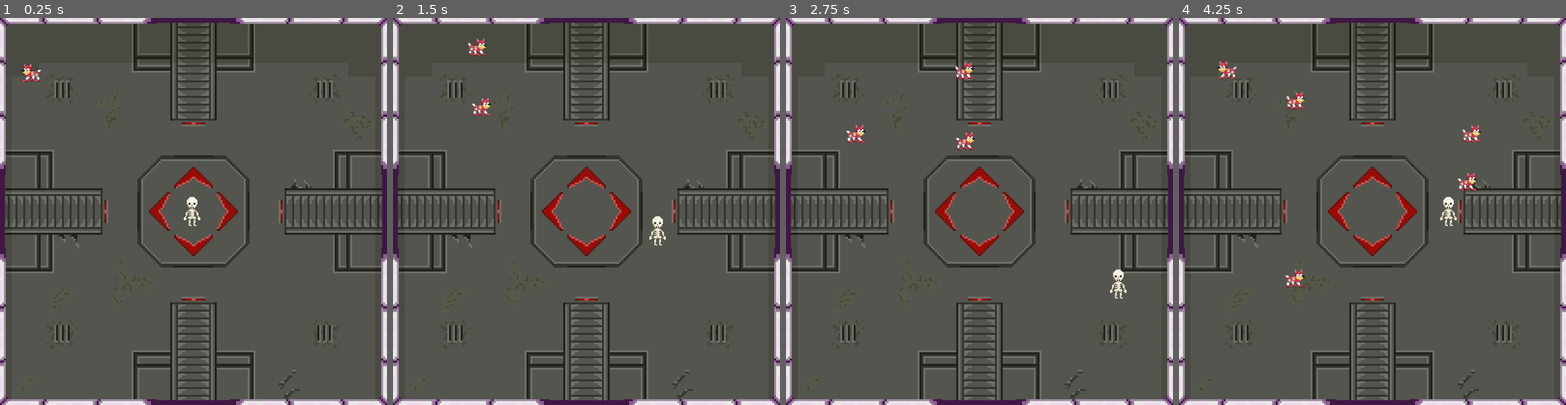
Above: before the commit, frames 1-4 (left to right).
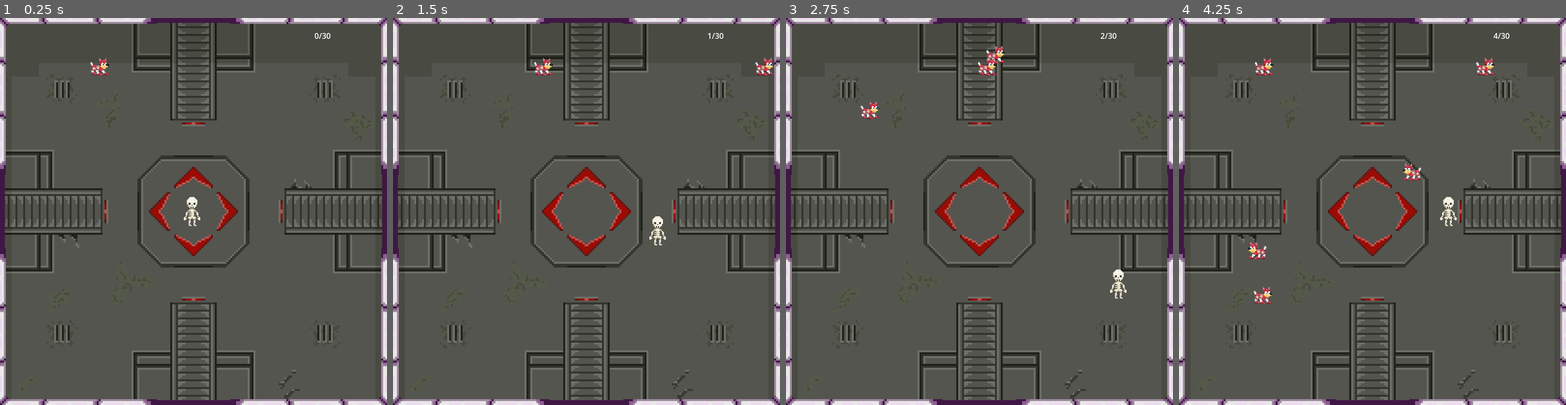
Above: after the commit, the same moments.

Repository: secretly2midgets/frenjam_2025
Game: Godot game, scene res://levels/level_b.tscn
Same seed, same stepped clock (60 frames per second), same inputs: the game is played once before the commit and once after it. This scene is started directly instead of the project's main scene.
Inputs:
- Up to frame 1 (0.25 s): no input
- Up to frame 2 (1.5 s): hold D (move_right) 0.53-1.28 s; hold S (move_down) from 1.28 s (still down)
- Up to frame 3 (2.75 s): release S (move_down) at 2.03 s; hold D (move_right) from 2.03 s (still down)
- Up to frame 4 (4.25 s): release D (move_right) at 2.78 s; hold W (move_up) 2.78-3.53 s; hold A (move_left) from 3.53 s (still down)

The runs differ from the first frame. In frame 1, 0.3% of the frame differs, in the area x 5-86%, y 3-17%; in frame 2, 0.5%; in frame 3, 0.8%; in frame 4, 1.3%, in the area x 10-86%, y 3-74%.

Commit message:
Added some AI and differences between levels

Diff:
--- a/levels/level_a.gd
+++ b/levels/level_a.gd
@@ -1,10 +1,19 @@
 extends "level_template.gd"
+
+var spawn_locations = [Vector2(100,100), Vector2(700,100), Vector2(700,700), Vector2(100,700)]
+
+func specific_level_start() -> void:
+	time_between_enemies = 0.2
+	kill_target = 50
+
+func specific_level_process(_delta: float) -> void:
+	$Score.text = str(kill_count) + "/" + str(kill_target)
 
 func spawn_enemies() -> void:
 	if should_i_spawn_enemies() and level_started:
 		var e = GrowlitheEnemy.instantiate()
 		add_child(e)
-		e.position = Vector2(100,100)
+		e.position = spawn_locations[randi_range(0,3)]
 		enemy_array.append(e)
 		last_enemy = Time.get_unix_time_from_system()
 
@@ -14,7 +23,6 @@
 
 func is_level_complete() -> bool:
 	var is_complete := false
-	var now_time: float = Time.get_unix_time_from_system()
-	if now_time - start_time > 5:
+	if kill_count >= kill_target:
 		is_complete = true
 	return is_complete
--- a/levels/level_b.gd
+++ b/levels/level_b.gd
@@ -8,6 +8,13 @@
 		enemy_array.append(e)
 		last_enemy = Time.get_unix_time_from_system()
 
+func specific_level_start() -> void:
+	level_time_limit = 30
+
+func specific_level_process(_delta: float) -> void:
+	if scrolling_direction == Vector2.ZERO:
+		$Score.text = str(int(Time.get_unix_time_from_system() - start_time)) + "/" + str(int(level_time_limit))
+
 func should_i_spawn_enemies() -> bool:
 	var now_time: float = Time.get_unix_time_from_system()
 	return ( (now_time - last_enemy) > time_between_enemies)
@@ -15,6 +22,6 @@
 func is_level_complete() -> bool:
 	var is_complete := false
 	var now_time: float = Time.get_unix_time_from_system()
-	if now_time - start_time > 5:
+	if now_time - start_time > level_time_limit:
 		is_complete = true
 	return is_complete
--- a/levels/level_c.gd
+++ b/levels/level_c.gd
@@ -1,10 +1,24 @@
 extends "level_template.gd"
+
+func specific_level_start() -> void:
+	time_between_enemies = 0.3
+	kill_target = 25
+	level_time_limit = 1000
+
+func specific_level_process(_delta: float) -> void:
+	$Score.text = str(kill_count) + "/" + str(kill_target)
 
 func spawn_enemies() -> void:
 	if should_i_spawn_enemies() and level_started:
 		var e = UndertaleEnemy.instantiate()
 		add_child(e)
-		e.position = Vector2(100,100)
+		var valid_position = false
+		var new_pos = Vector2.ZERO
+		while not valid_position:
+			new_pos = Vector2(randf_range(50, 750), randf_range(50, 750) )
+			if new_pos.distance_to(get_node("player").position) >= 200:
+				valid_position = true
+		e.position = new_pos
 		enemy_array.append(e)
 		last_enemy = Time.get_unix_time_from_system()
 
@@ -14,7 +28,6 @@
 
 func is_level_complete() -> bool:
 	var is_complete := false
-	var now_time: float = Time.get_unix_time_from_system()
-	if now_time - start_time > 5:
+	if kill_count >= kill_target:
 		is_complete = true
 	return is_complete
--- a/levels/level_template.gd
+++ b/levels/level_template.gd
@@ -9,6 +9,7 @@
 
 var start_time: float
 var last_enemy: float
+var level_time_limit: float
 
 var already_ended_level: bool = false
 var leaving: bool = false
@@ -20,6 +21,8 @@
 var MegamanEnemy = preload("res://mobs/enemies/megaman_dog_enemy.tscn")
 var UndertaleEnemy = preload("res://mobs/enemies/undertale_enemy.tscn")
 var enemy_array: Array[Node]
+var kill_count: int = 0
+var kill_target: int = 0
 
 var Player_scene = preload("res://mobs/player/player.tscn")
 var player: Node
@@ -29,6 +32,7 @@
 
 # ready runs when the scene is added to the tree
 func _ready() -> void:
+	specific_level_start()
 	start_time = Time.get_unix_time_from_system()
 	last_enemy = 0.0
 	# this is basically a check to see if this is the first scene in the game or not
@@ -39,6 +43,14 @@
 		player = Player_scene.instantiate()
 		player.position = level_size/2
 		add_child(player)
+
+# called in ready, reimplement in child
+func specific_level_start() -> void:
+	pass
+
+# called in process, reimplement in child
+func specific_level_process(_delta: float) -> void:
+	pass
 
 func _process(_delta: float) -> void:
 	if is_level_complete():
@@ -67,6 +79,7 @@
 		# move the player so they end up in the middle of the level by the time the level is in position
 		else:
 			get_node("player").position += -scrolling_direction*_delta*scrolling_speed/2
+	specific_level_process(_delta)
 
 # spawns one enemy of type stored in Enemy if conditions are met
 # called each frame
--- a/levels/level_template.tscn
+++ b/levels/level_template.tscn
@@ -114,6 +114,12 @@
 scale = Vector2(4, 4)
 texture = ExtResource("5_8xmsw")
 
+[node name="Score" type="RichTextLabel" parent="."]
+offset_left = 650.0
+offset_top = 25.0
+offset_right = 750.0
+offset_bottom = 50.0
+
 [connection signal="level_complete" from="." to="walls/right/gate" method="_on_level_end"]
 [connection signal="level_complete" from="." to="walls/left/gate" method="_on_level_end"]
 [connection signal="level_complete" from="." to="walls/top/gate" method="_on_level_end"]
--- a/mobs/enemies/default_enemy.gd
+++ b/mobs/enemies/default_enemy.gd
@@ -9,9 +9,10 @@
 
 @export var speed: float = 200
 var direction: Vector2
+var health: int = 1
 
 func _ready() -> void:
-	direction = Vector2(randf_range(-1.0, 1.0), randf_range(-1.0, 1.0))
+	direction = Vector2.RIGHT.rotated(randf_range(0, 2.0*PI))
 	$Sprite2D.play()
 
 func _physics_process(delta: float) -> void:
@@ -24,7 +25,10 @@
 
 	if collision:
 		var hit_layer = collision.get_collider().get_collision_layer()
-		if hit_layer & 0b1 == 0b1: # wall
+		if (hit_layer & 0b1 == 0b1) || (hit_layer & 0b1000 == 0b1000): # wall or other enemy
 			direction = direction.bounce(collision.get_normal())
 		elif hit_layer & 0b100 == 0b100: # bullet
-			queue_free()
+			health -= 1
+			if health <= 0:
+				get_parent().kill_count += 1
+				queue_free()
--- /dev/null
+++ b/mobs/enemies/megaman_dog_enemy.gd
@@ -0,0 +1,18 @@
+extends "default_enemy.gd"
+
+var turn_time: float
+var last_turn: float
+
+func _ready() -> void:
+	turn_time = randf_range(0.1, 2.0)
+	last_turn = Time.get_unix_time_from_system()
+	direction = Vector2.RIGHT
+	health = 3
+	speed = 450
+
+func _process(_delta: float) -> void:
+	var now_time: float = Time.get_unix_time_from_system()
+	if now_time - last_turn > turn_time:
+		direction = direction.rotated(PI/2)
+		last_turn = now_time
+		turn_time = randf_range(0.1, 2.0)
--- a/mobs/enemies/megaman_dog_enemy.tscn
+++ b/mobs/enemies/megaman_dog_enemy.tscn
@@ -1,7 +1,8 @@
-[gd_scene load_steps=6 format=3 uid="uid://c5h6k6h0rklxn"]
+[gd_scene load_steps=7 format=3 uid="uid://c5h6k6h0rklxn"]
 
 [ext_resource type="PackedScene" uid="uid://bwwhocnkph8ba" path="res://mobs/enemies/default_enemy.tscn" id="1_sn4oi"]
 [ext_resource type="Texture2D" uid="uid://dpgjyy6gwx2qb" path="res://mobs/megaman_dog/meganman_dog_1.png" id="2_q47ew"]
+[ext_resource type="Script" uid="uid://bvujvucj5ku0o" path="res://mobs/enemies/megaman_dog_enemy.gd" id="2_uevy5"]
 [ext_resource type="Texture2D" uid="uid://33fpsu4lof0r" path="res://mobs/megaman_dog/meganman_dog_2.png" id="3_uevy5"]
 [ext_resource type="Texture2D" uid="uid://d1vo7io73nw60" path="res://mobs/megaman_dog/meganman_dog_sitting.png" id="4_wvsq8"]
 
@@ -28,6 +29,7 @@
 }]
 
 [node name="default_enemy" instance=ExtResource("1_sn4oi")]
+script = ExtResource("2_uevy5")
 
 [node name="Sprite2D" parent="." index="0"]
 scale = Vector2(1.4, 1.4)
--- /dev/null
+++ b/mobs/enemies/undertale_enemy.gd
@@ -0,0 +1,4 @@
+extends "default_enemy.gd"
+
+func _process(_delta: float) -> void:
+	direction = position.direction_to(get_parent().get_node("player").position)
--- a/mobs/enemies/undertale_enemy.tscn
+++ b/mobs/enemies/undertale_enemy.tscn
@@ -1,7 +1,8 @@
-[gd_scene load_steps=6 format=3 uid="uid://44nvna3y2hri"]
+[gd_scene load_steps=7 format=3 uid="uid://44nvna3y2hri"]
 
 [ext_resource type="PackedScene" uid="uid://bwwhocnkph8ba" path="res://mobs/enemies/default_enemy.tscn" id="1_p1gq1"]
 [ext_resource type="Texture2D" uid="uid://cst3kg57otl5m" path="res://mobs/undertale_dog/undertale_1.png" id="2_eapro"]
+[ext_resource type="Script" uid="uid://ck7pwgmld2vi2" path="res://mobs/enemies/undertale_enemy.gd" id="2_ihkss"]
 [ext_resource type="Texture2D" uid="uid://c26wmhr62n0ou" path="res://mobs/undertale_dog/undertale_2.png" id="3_ihkss"]
 [ext_resource type="Texture2D" uid="uid://cj32646nm7tm0" path="res://mobs/undertale_dog/undertale_3.png" id="4_wagis"]
 
@@ -23,6 +24,7 @@
 }]
 
 [node name="default_enemy" instance=ExtResource("1_p1gq1")]
+script = ExtResource("2_ihkss")
 
 [node name="Sprite2D" parent="." index="0"]
 scale = Vector2(1.5, 1.5)
Not shown, added: mobs/enemies/megaman_dog_enemy.gd.uid
Not shown, added: mobs/enemies/undertale_enemy.gd.uid
